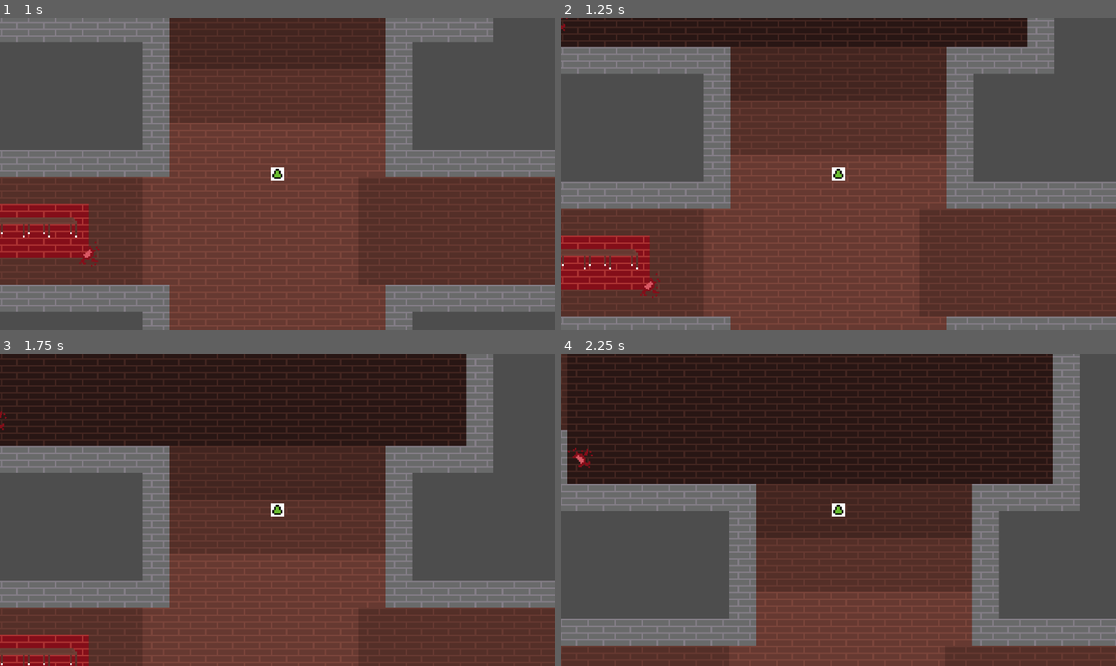
Above: before the commit, frames 1-4 (two rows, left to right).
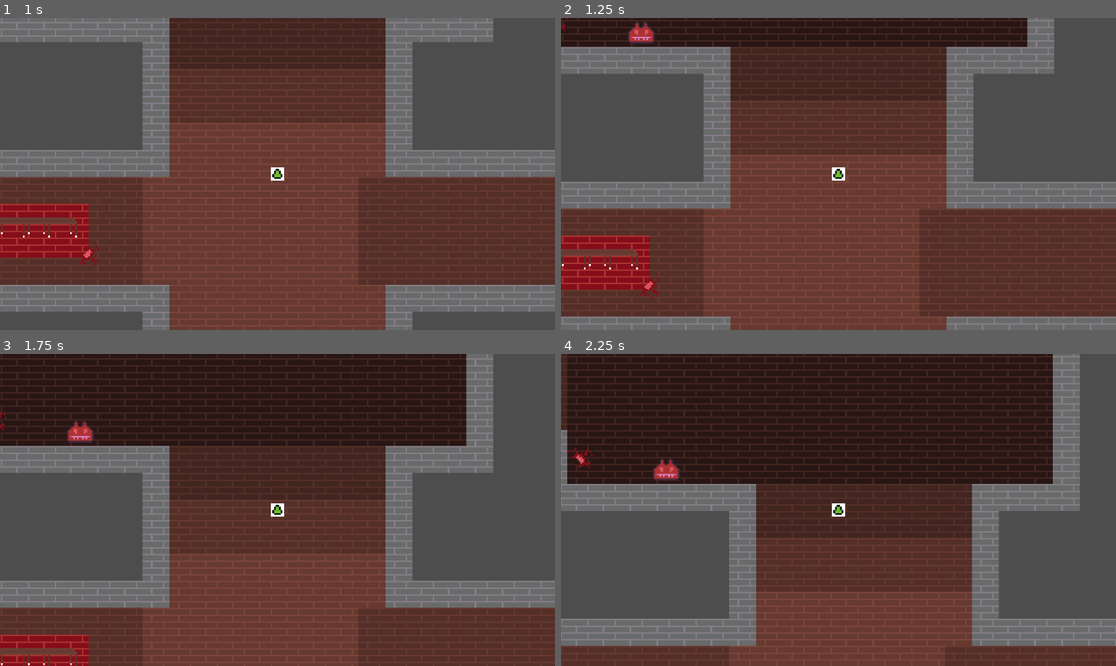
Above: after the commit, the same moments.

Repository: NoxWorks/Rouge-Lite-Projekt
Game: Godot game, scene res://Scenes/LVL/lvl_debug.tscn
Two runs of this game, one before a commit and one after it. Both use one fixed random seed, a clock stepped at 60 frames per second and the inputs below.
Inputs:
- Up to frame 1 (1 s): tap Enter at 0.5 s; hold W (move_up) from 0.53 s (still down)
- Up to frame 2 (1.25 s): keep holding W (move_up)
- Up to frame 3 (1.75 s): keep holding W (move_up)
- Up to frame 4 (2.25 s): release W (move_up) at 2.03 s; hold A (move_left) from 2.03 s (still down)

Frame 1 is identical in both runs. In frame 2, 0.3% of the frame differs, in the area x 12-17%, y 1-9%; in frame 3, 0.3%; in frame 4, 0.3%.

Commit message:
Formatierung, Gegner Sprite
doc formatierung und richtige transparenz in den Gegner sprite eingefügt

Diff:
--- a/project/rouge-lite-game/Scenes/LVL/lvl_debug.tscn
+++ b/project/rouge-lite-game/Scenes/LVL/lvl_debug.tscn
@@ -1,10 +1,11 @@
-[gd_scene load_steps=6 format=4 uid="uid://bqrun48stm68q"]
+[gd_scene load_steps=7 format=4 uid="uid://bqrun48stm68q"]
 
 [ext_resource type="PackedScene" uid="uid://dddy3mm4c28lr" path="res://Scenes/Tiles/tilemaps.tscn" id="1_giis5"]
 [ext_resource type="PackedScene" uid="uid://cewowt37hqcfr" path="res://Scenes/Environment/Gore/blood_splatter_00.tscn" id="2_k48cs"]
 [ext_resource type="PackedScene" uid="uid://cw1vlvfa38djp" path="res://Scenes/Player/player.tscn" id="2_lc5w2"]
 [ext_resource type="PackedScene" uid="uid://pofu76v18xsg" path="res://Scenes/Environment/desk.tscn" id="3_k48cs"]
 [ext_resource type="PackedScene" uid="uid://bgarh47pdtykq" path="res://Scenes/LVL Assets/exit_portal.tscn" id="5_mvkwj"]
+[ext_resource type="PackedScene" uid="uid://visd43mukqgp" path="res://Scenes/Enemy/enemy_devil.tscn" id="6_624sa"]
 
 [node name="LVL_DEBUG" type="Node2D"]
 
@@ -45,3 +46,8 @@
 [node name="Desk2" parent="Ysort/Furniture" instance=ExtResource("3_k48cs")]
 position = Vector2(338, -2)
 scale = Vector2(1.4977202, 1.5)
+
+[node name="Enemys" type="Node" parent="Ysort"]
+
+[node name="Enemy_Devil" parent="Ysort/Enemys" instance=ExtResource("6_624sa")]
+position = Vector2(-117, -138)
--- a/project/rouge-lite-game/scripts/LVL Scripts/exit_portal.gd
+++ b/project/rouge-lite-game/scripts/LVL Scripts/exit_portal.gd
@@ -1,7 +1,7 @@
 extends Node2D
 
-# If this bool is true the level will end
-# If this bool is false it will restart the level
+#  if true, it ends the game
+# if false, the portal restarts the level
 @export var end_game : bool = false
 
 
@@ -9,7 +9,7 @@
 	if end_game:
 		if body.name == "Player": # Ends the game
 			call_deferred("quit_game")
-	else: # Restarts the level
+	elif end_game == false: # Restarts the level
 		call_deferred("reload_level")
 
 func quit_game():
Binary file changed: project/rouge-lite-game/assets/sprites/Platzhalter/Gegner.png
Not shown, added: project/docs/StyleGuideLines.md
